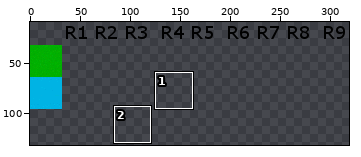
Two states of a sprite sheet, img/tileset.png. The picture above shows the old version from afar; the outline marks the close-up.
Close-up. Earlier state:
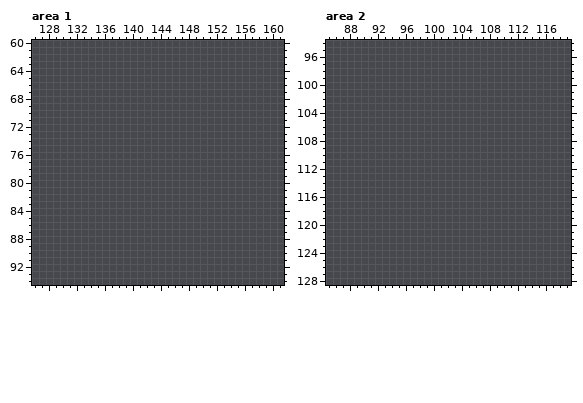
The file is 320x320 pixels. Pixels under 10% opacity are left out. Colours within 5 levels of each other are drawn and written as one. Shown: area 1: x 126..161, y 60..94; area 2: x 85..119, y 94..128. The wide view leaves out empty margins. The commit also changed other parts of the picture, which this record leaves out.
Palette (. is transparent): 
After the commit:
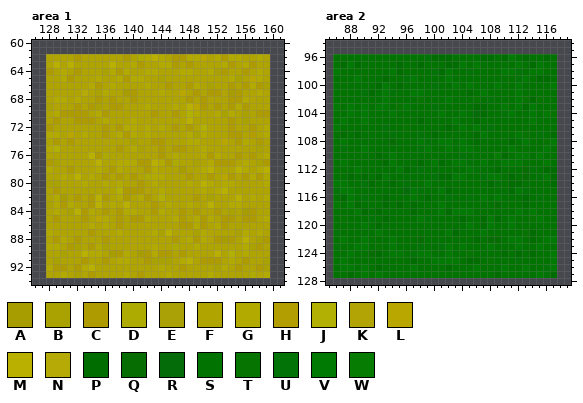
Colours new in this view: A #a79c00  B #aaa200  C #ad9b00  D #adaa01  E #a9a106  F #b0a400  G #b3aa00  H #b39e02  J #b3b004  K #b3a406  L #b9a700  M #b9b000  N #b6aa06  P #006d00  Q #066d02  R #046c08  S #007300  T #067400  U #027306  V #007a02  W #077c03
From old to new:
Changed rows in their new state; - is an unchanged pixel.
Area 1:
first column x 128:
62 FFFFCFFFFFFCFDGMGFCCGGLFGCGGFFGF
63 FMFMFFFFFMFFGCFFGGCFCFFFFGCFGCFF
64 CFGFCFFFBGCGFFGGFFFGGFFGECFFCFGF
65 FFGCFFFGFFGCGGFFBFFFFFFFFFGBFLGF
66 FFFFFFGCFGFFFFGFFCFFCGFBFFCFCGCB
67 FFFFFNFBGFFACFFFGFFLFCFCCKACFFGF
68 FGGFGFFCFCFFCFFFFFFFCFCKFFCCGKFF
69 BKFFCFCBFCCFFFGFFFGFMLCFCFCGCFFF
70 FGCCCCFGCFFFFFFCFFCFJGFFGBGFBFCC
71 FCFFCCCFGFFFGFFFFFFFMFFFFFCFBFFF
72 CFFFFFFFCFCGGFGFGFCFCFJFFFCFFCFG
73 GGFLFGFFCFGCGFGFFFFFGBGFFFCCFHFG
74 FCFCKFFFKFFFBFFCCFFFGGFFFLFCGFCF
75 GJFFFFFFFFCFGBFFCFCCFFGFFFFFFFBF
76 FFFFFFMCDFFFFFFFCFGFFFGCGFFCFCFG
77 CBFFFFFMFFGGGCCMGCDFFBFGCCCFGFBC
78 GFFCFFFGFCGFKFCGFFFAFFGMFFFMGFGM
79 FFGFMFGFCFCFCFDGGFFFCFFCFLCKCGCG
80 BBFFKGFFGFGFFCFGFFFFGFMGFGGFFFFG
81 FCFFFFFFFFJCCCKFGFFFKFGFGMFFFFFF
82 FGAFCFCMCFGCFGCFJFFFFCFBFFFMFGFG
83 BGCGFFCMFGFMFFFCFGFFGFFMFFGGFFFF
84 FGFBMCGFCFCGGFFCGFFCFCFFCFBFACFF
85 FCFFFCFLGFCFCCGFFFGCFGCGFCCFCCFG
86 FFFFFFGFGFCFFFFFFFFCCGCFGCFFFFFF
87 GFFFFFCFFFGFFFFGBMFFFBGKFFFEGFGF
88 FCGFCFFFCFFFKFFFFFCFGCGKCACFMKBC
89 GGFCBFCGBFFFKFFGFFDFFGFFFFFFGBCF
90 FFBFFMGGFACGFACGCCFCFFFFMFJFGFFF
91 FBFFFCFFCFGGFFCBBBFGMFCCCFGFCFFB
92 GCCFCGMFFFFFFFFFGFFCFFFFBGFCFFCB
93 FFGFBFCFFFFGFCFFFGFFFFFGFFFFFDKG
Area 2:
first column x 86:
 96 SSSSSSSSSSSSSUPPPSSSSPPSPVSPSSPS
 97 SPVPSSSSSPSSPSSSPPVSVSSSSSVSPVSS
 98 VSSSSSSSVPSSSSUPVSSUSSSSVVUSVVSS
 99 SSSVSSSPSSUVSSSSVSSSSSSSSSUVSPPS
100 SSSSSSPVSPSSSSUSSVSVSSSVSSVSSSSV
101 SSSSUPSVUSSVVSSSSSSPSVSSSSVSSSSS
102 SSSSSSSVSSSSTSSSVSSSTSUSSSVTPTSS
103 VSVSVSVVSTVSSSUSSSSSPPSSVSVPVSSS
104 SSVSVSSSVSSSSSSVSSVSRPSSUVSSVSVT
105 SVSSVSSSSSSSPSSSSVSSPSSSSSSSVSSS
106 VSSSSSSUSSTSSSSSPSVSVSUSSSSSSSSS
107 SPSPSSSSUSSSUSPSSSSSPVSSSSVTSUSP
108 SVSSSSSSQSSSVUSVVSVSPSSSSPSVSSTV
109 SUSSVSSSSSSSUVSSVSVVSSSSSVSSSSVS
110 SSSSSSPSVSSSSSSSSSUSSSSWPSVVSVSS
111 SVSSSSSPVSSSPSVPSVVUSVSSVVVSSSVS
112 SSSVSSSSSVPSUSSSSSSVUSSPSSSQUSPP
113 SSPSPSPVSSSSSSUPPVVSSUVVSPSQSUVP
114 VVSSUPSSPSUSSVSSSSSSSSPUSPPSSSSP
115 UVVSSSSSSSRVUSSVPSSSSSSSSPVUSSSS
116 SPVSUSSPSSSVSPSSUSSUSVSVSSSPSUSS
117 VSVPSSSPSPSPSSSVSSSSSSSQSSSPSSSS
118 SSSVPSPSSSSPSSSVPVVVSSSSSSVSVSSS
119 STSSSUSPSSSSVUSSSSPSSPVPSVSSTVSS
120 SSSSVSPSSSSSSSSSSSSVSPVSSVSSSSSS
121 USSSSSVSSSSSSSSSVPSSSVSSSSSTPSSS
122 SVSSVSSSVSSSQSSSSSSSPSQQSVVSPSVV
123 USSVVSTSVSSSUSSUVSVSSSVSSSVSSVSS
124 SSVSSQPSVVSUVVSSVSSTSSSSPSPSPSSV
125 SVSSSSSSSSSPSSVVVVSPPSTSSSUSSSSV
126 SVVSVSPSSSSVSSSSPSSSVSSSVSSVSSUV
127 SSPSVSVSSSSSSSSSSSSSSSSPSSSSSVUP
